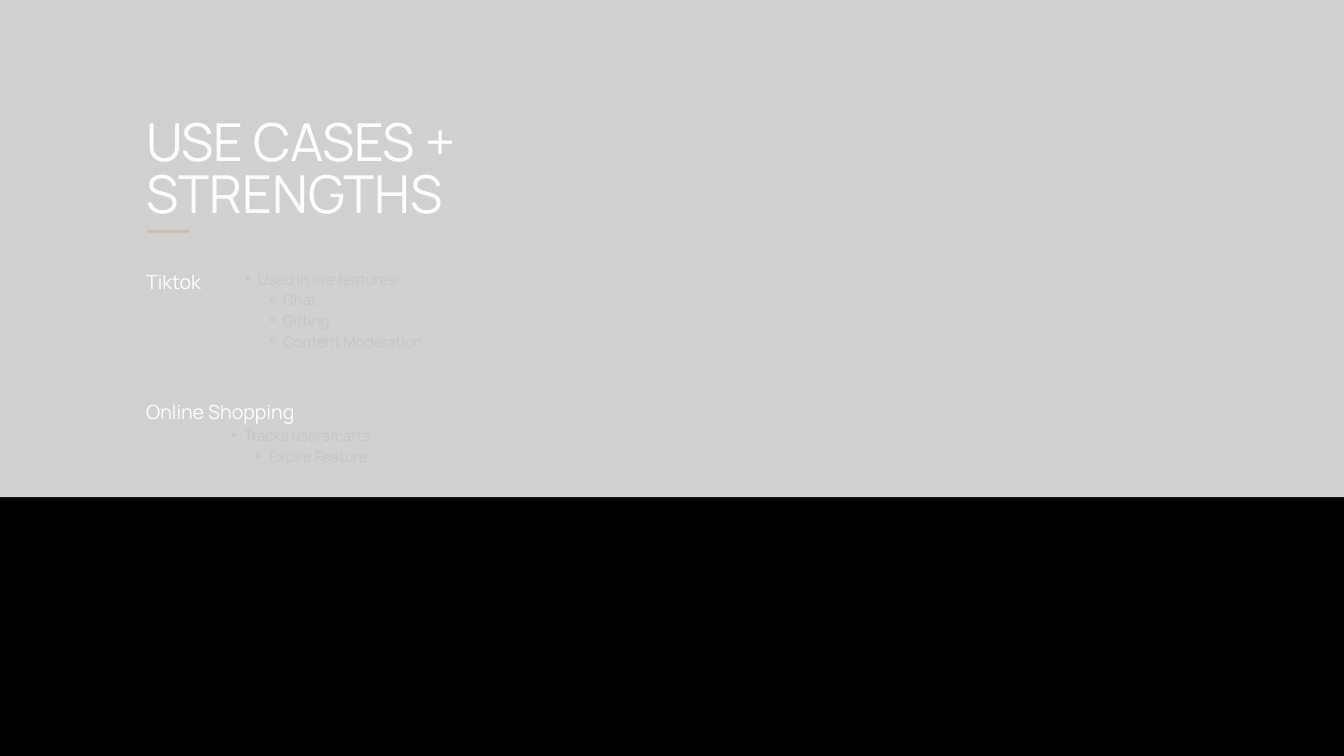
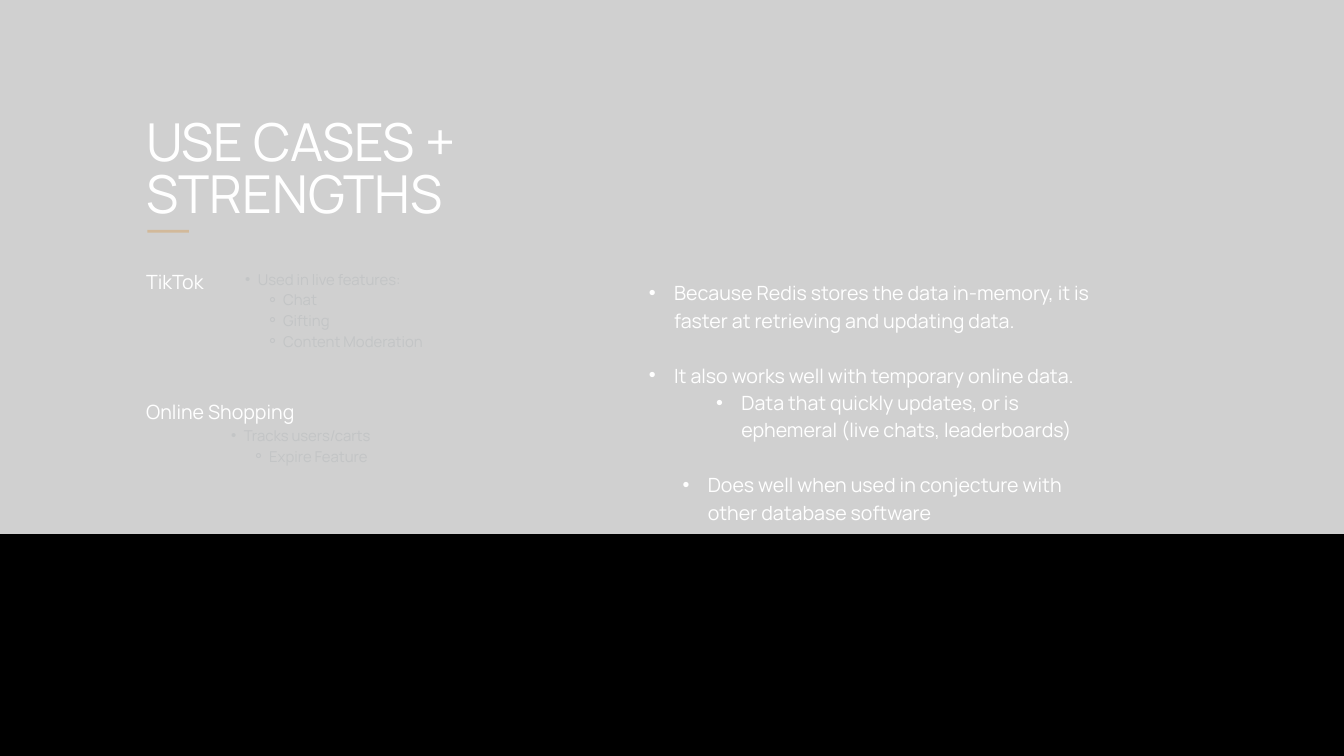
Before and after one commit to DeAnna-Griffith/KingofKigs_Project, a slide deck: slide 6 of TeamProject_Phase2.pptx. Drawn at 1344x756 pixels with LibreOffice and Linux fonts; fonts in the diff are those of the drawing; grey boxes stand for pictures. Boxes give left, top, right and bottom in pixels: in the first picture for what was removed or moved away, otherwise in the second. Text is boxed around its words. In the diff, an @@ line names an element or a change of style, - is before the commit and + after.

```diff
--- a/TeamProject_Phase2.pptx
+++ b/TeamProject_Phase2.pptx
@@ picture: place and size @@
-picture at bbox=[0, 0, 1344, 497]
+picture at bbox=[0, 0, 1344, 534]
@@ text at bbox=[146, 275, 203, 289]: text changed @@
-Tiktok
+TikTok
@@ text added at bbox=[674, 286, 1089, 520], 21 pt, text #FFFFFF @@
+• Because Redis stores the data in-memory, it is faster at retrieving and updating data.
+• It also works well with temporary online data.
+    • Data that quickly updates, or is ephemeral (live chats, leaderboards)
+  • Does well when used in conjecture with other database software
```
Also in this commit, not shown: 3 other slides changed, 5 slides added, 12 slides removed, 2 other files.
